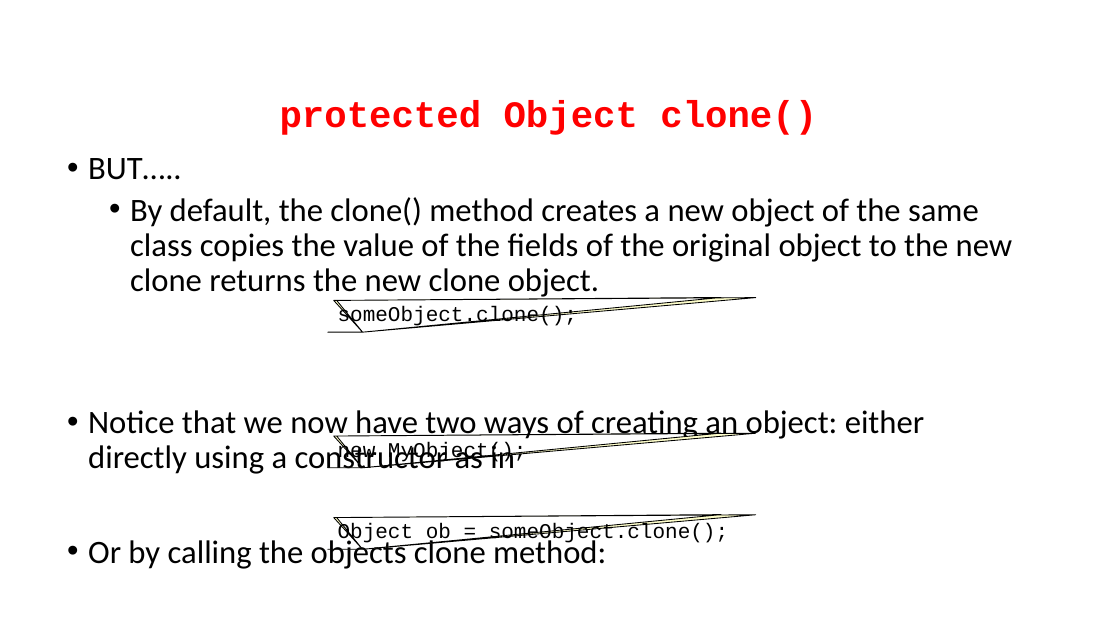
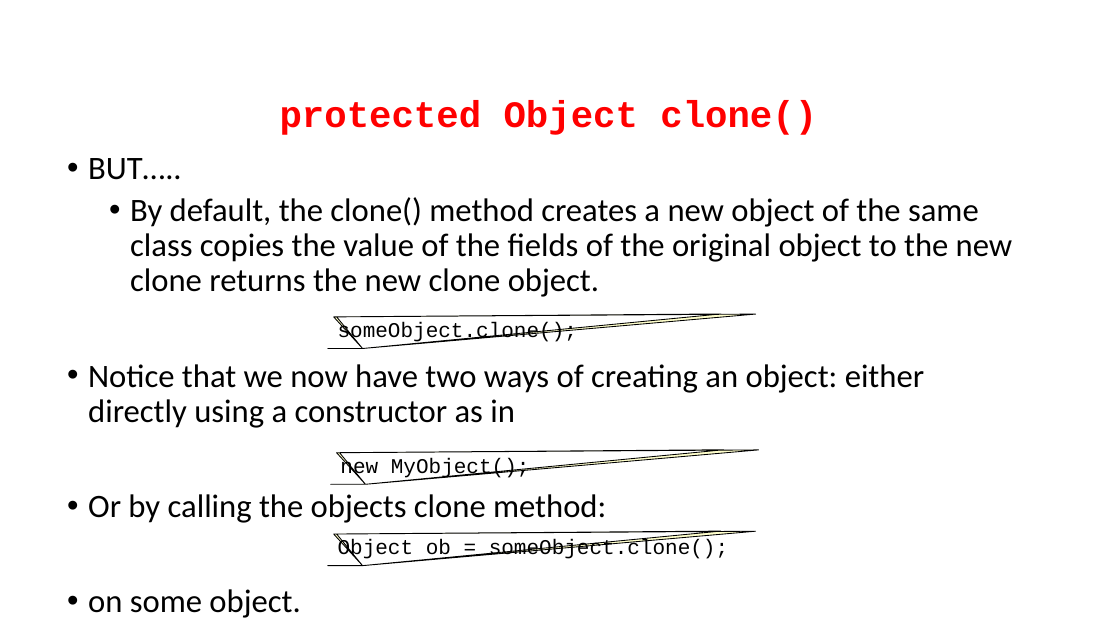
Before and after one commit to gmierzwinski/gmierzwinski.github.io, a slide deck: slide 15 of bishops/cs321/resources/CS321_Lecture_05.ppt. Drawn at 1120x630 pixels with LibreOffice and Linux fonts; fonts in the diff are those of the drawing; background and template pictures are left out. Boxes give left, top, right and bottom in pixels: in the first picture for what was removed or moved away, otherwise in the second. Text is boxed around its words. In the diff, an @@ line names an element or a change of style, - is before the commit and + after.

Commit message:
Update lecture 05 slides.

```diff
--- a/bishops/cs321/resources/CS321_Lecture_05.ppt
+++ b/bishops/cs321/resources/CS321_Lecture_05.ppt
@@ text "BUT….." rewrapped from bbox=[88, 158, 1013, 569] to bbox=[88, 158, 1013, 618] @@
@@ 3 texts, 2 freeform shapes: place and size @@
-3 texts, 2 freeform shapes at bbox=[327, 297, 756, 549]
+3 texts, 2 freeform shapes at bbox=[327, 314, 755, 565]
@@ freeform shape: place and size @@
-freeform shape at bbox=[327, 433, 756, 468]
+freeform shape at bbox=[331, 449, 758, 484]
@@ text "CS321: Advanced Programming Techniques" rewrapped from bbox=[5, 604, 279, 630] to bbox=[194, 614, 257, 618] @@
```
Also in this commit, not shown: 7 other slides changed.
